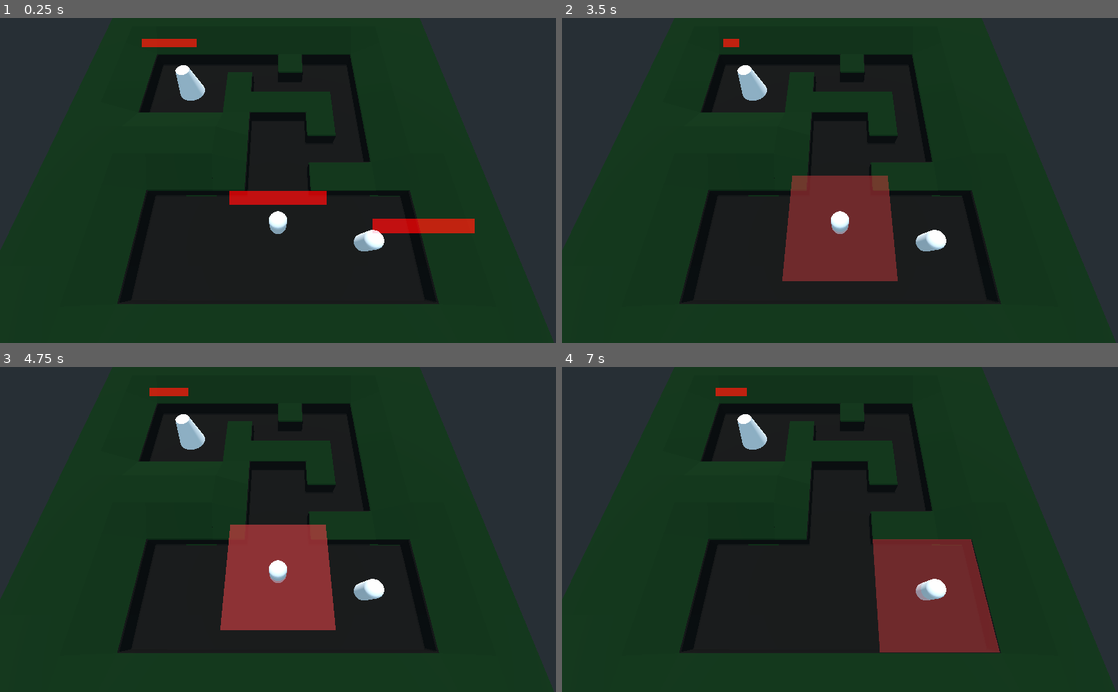
Above: before the commit, frames 1-4 (two rows, left to right).
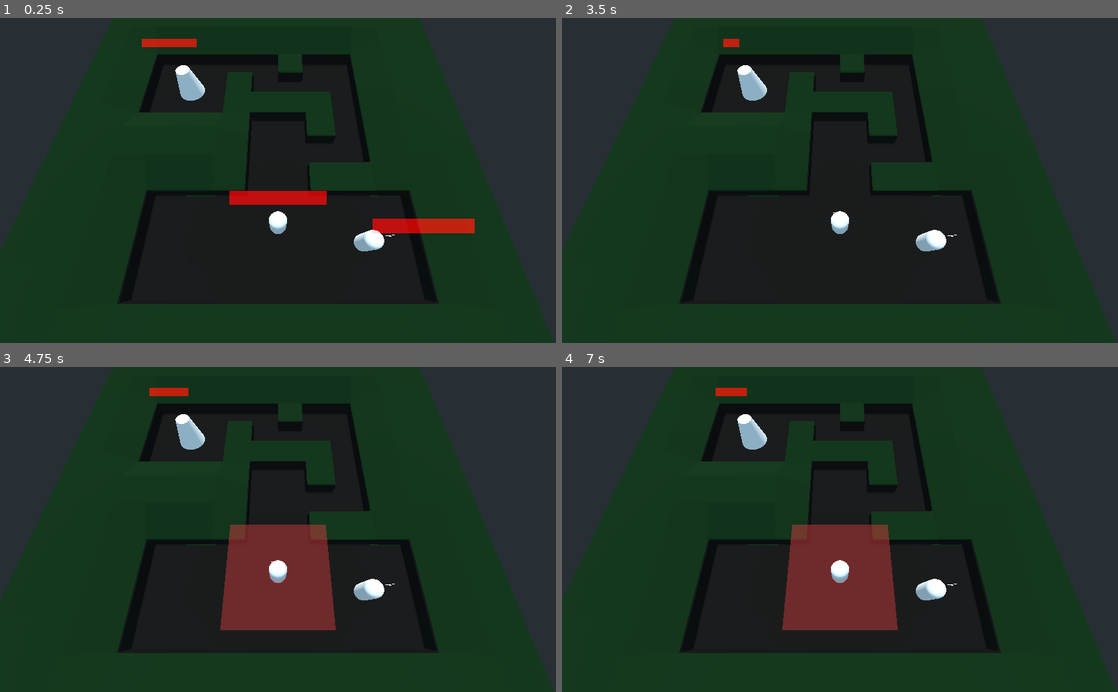
Above: after the commit, the same moments.

Repository: rubenMiller/rwu-spieleentwicklung-project
Game: Godot game, scene res://levels/pathfinding.tscn
Two runs of this game, one before a commit and one after it. Both use one fixed random seed, a clock stepped at 60 frames per second and the inputs below.
Inputs (mouse positions are in pixels of both pictures, inside the frame that each line leads up to):
- Up to frame 1 (0.25 s): no input
- Up to frame 2 (3.5 s): tap Enter (ui_accept) at 0.5, 0.77, 1.52, 2.75, 3.02 s; move the mouse to (962, 164) at 0.52 s; press the mouse at (962, 164) at 0.53 s; move the mouse to (728, 196) at 1.27 s; release the mouse at (728, 196) at 1.28 s; click (728, 196) at 1.35 s; move the mouse to (895, 109) at 2.02 s; press the mouse at (895, 109) at 2.03 s; move the mouse to (812, 245) at 2.77 s; release the mouse at (812, 245) at 2.78 s; click (812, 245) at 2.85 s
- Up to frame 3 (4.75 s): move the mouse to (444, 578) at 3.52 s; press the mouse at (444, 578) at 3.53 s; tap Enter (ui_accept) at 3.77, 4.25, 4.52 s; move the mouse to (111, 480) at 4.27 s; release the mouse at (111, 480) at 4.28 s; click (111, 480) at 4.35 s
- Up to frame 4 (7 s): move the mouse to (867, 529) at 5.02 s; press the mouse at (867, 529) at 5.03 s; tap Enter (ui_accept) at 5.75, 6.02, 6.5, 6.77 s; move the mouse to (756, 448) at 5.77 s; release the mouse at (756, 448) at 5.78 s; click (756, 448) at 5.85 s; move the mouse to (962, 513) at 6.52 s; press the mouse at (962, 513) at 6.53 s

The runs differ from the first frame. In frame 1, less than 0.1% of the frame differs, in the area x 69-71%, y 66-68%; in frame 2, 6.0%; in frame 3, 6.0%; in frame 4, 11%, in the area x 39-79%, y 48-88%.

Commit message:
functional mortar

Diff:
--- a/godot-files/Components/AttackComponent_end_tower.gd
+++ b/godot-files/Components/AttackComponent_end_tower.gd
@@ -21,7 +21,7 @@
 		reload_timer.start()
 
 func shoot_first_target():
-	target_list[0].get_child(0).reduceHealth(1)
+	#target_list[0].get_child(0).reduce_health(1)
 	#print("shoot")
 	#print(target_list[0].translation)
 	var area = impact_area.instance()
--- a/godot-files/Components/HealthComponent.gd
+++ b/godot-files/Components/HealthComponent.gd
@@ -8,8 +8,10 @@
 		emit_signal("i_am_dead")
 
 
-func reduceHealth(health_delta):
+func reduce_health(health_delta):
 	if health_delta >= 0:
 		health = health - int(health_delta)
 	if health_delta < 0:
 		health = health + int(health_delta)
+
+	$Label3D.text = str(health)
--- a/godot-files/Components/HealthComponent.tscn
+++ b/godot-files/Components/HealthComponent.tscn
@@ -1,6 +1,18 @@
-[gd_scene load_steps=2 format=2]
+[gd_scene load_steps=4 format=2]
 
 [ext_resource path="res://Components/HealthComponent.gd" type="Script" id=1]
+[ext_resource path="res://Art/fonts/Montserrat-Medium.ttf" type="DynamicFontData" id=2]
+
+[sub_resource type="DynamicFont" id=1]
+size = 120
+font_data = ExtResource( 2 )
 
 [node name="HealthComponent" type="Spatial"]
 script = ExtResource( 1 )
+
+[node name="Label3D" type="Label3D" parent="."]
+pixel_size = 0.02
+text = "3"
+font = SubResource( 1 )
+uppercase = true
+width = 1000.0
--- a/godot-files/Entities/Troop.tscn
+++ b/godot-files/Entities/Troop.tscn
@@ -33,7 +33,8 @@
 selectedMaterial = ExtResource( 4 )
 
 [node name="HealtComponent" parent="." instance=ExtResource( 6 )]
-health = 5000000000
+transform = Transform( 1, 0, 0, 0, 1, 0, 0, 0, 1, 0, 4.49614, 0 )
+health = 3
 
 [node name="CollisionShape" type="CollisionShape" parent="."]
 transform = Transform( 1, 0, 0, 0, -4.37114e-08, -1, 0, 1, -4.37114e-08, 0, 0, 0 )
--- a/godot-files/Entities/impact_area.gd
+++ b/godot-files/Entities/impact_area.gd
@@ -2,16 +2,18 @@
 
 var target_list := []
 
+func _ready() -> void:
+	$Timer.start()
+
 func _on_Timer_timeout() -> void:
-	queue_free()
 	if target_list.size() > 0:
 		for e in target_list:
-			e.queue_free()
+			e.get_child(0).reduce_health(1)
 			#target_list.erase(e)
+	queue_free()
 
 
 func _on_Impact_area_body_entered(body: Node) -> void:
-	print(body)
 	target_list.append(body)
 
 
--- a/godot-files/Entities/impact_area.tscn
+++ b/godot-files/Entities/impact_area.tscn
@@ -24,9 +24,9 @@
 mesh = SubResource( 2 )
 
 [node name="Timer" type="Timer" parent="."]
-wait_time = 3.0
+process_mode = 0
+wait_time = 1.5
 one_shot = true
-autostart = true
 
 [connection signal="body_entered" from="." to="." method="_on_Impact_area_body_entered"]
 [connection signal="body_exited" from="." to="." method="_on_Impact_area_body_exited"]
--- a/godot-files/levels/pathfinding.tscn
+++ b/godot-files/levels/pathfinding.tscn
@@ -28,12 +28,12 @@
 [node name="Main" type="Spatial"]
 script = ExtResource( 6 )
 
-[node name="Troops" type="Spatial" parent="."]
-
-[node name="End_tower" parent="Troops" instance=ExtResource( 9 )]
+[node name="End_tower" parent="." instance=ExtResource( 9 )]
 transform = Transform( 1, 0, 0, 0, 1, 0, 0, 0, 1, 14, 4, 10 )
 idleMaterial = ExtResource( 12 )
 selectedMaterial = ExtResource( 11 )
+
+[node name="Troops" type="Spatial" parent="."]
 
 [node name="Sam" parent="Troops" instance=ExtResource( 1 )]
 transform = Transform( -1, 0, 8.74228e-08, 0, 1, 0, -8.74228e-08, 0, -1, 3.73501e-07, 4, -12 )
@@ -82,7 +82,7 @@
 anchor_bottom = 1.0
 color = Color( 0.133333, 0.129412, 0.14902, 0.65098 )
 
-[node name="Label" type="Label" parent="UserInterface/Retry"]
+[node name="Label_won" type="Label" parent="UserInterface/Retry"]
 anchor_left = 0.5
 anchor_top = 0.5
 anchor_right = 0.5
@@ -97,4 +97,19 @@
 Press Enter to restart"
 align = 1
 
+[node name="Label_lost" type="Label" parent="UserInterface/Retry"]
+anchor_left = 0.5
+anchor_top = 0.5
+anchor_right = 0.5
+anchor_bottom = 0.5
+margin_left = -117.5
+margin_top = -45.0
+margin_right = 117.5
+margin_bottom = 45.0
+custom_fonts/font = SubResource( 7 )
+text = "You Lost!
+
+Press Enter to restart"
+align = 1
+
 [node name="Draw" type="ImmediateGeometry" parent="." groups=["draw"]]
